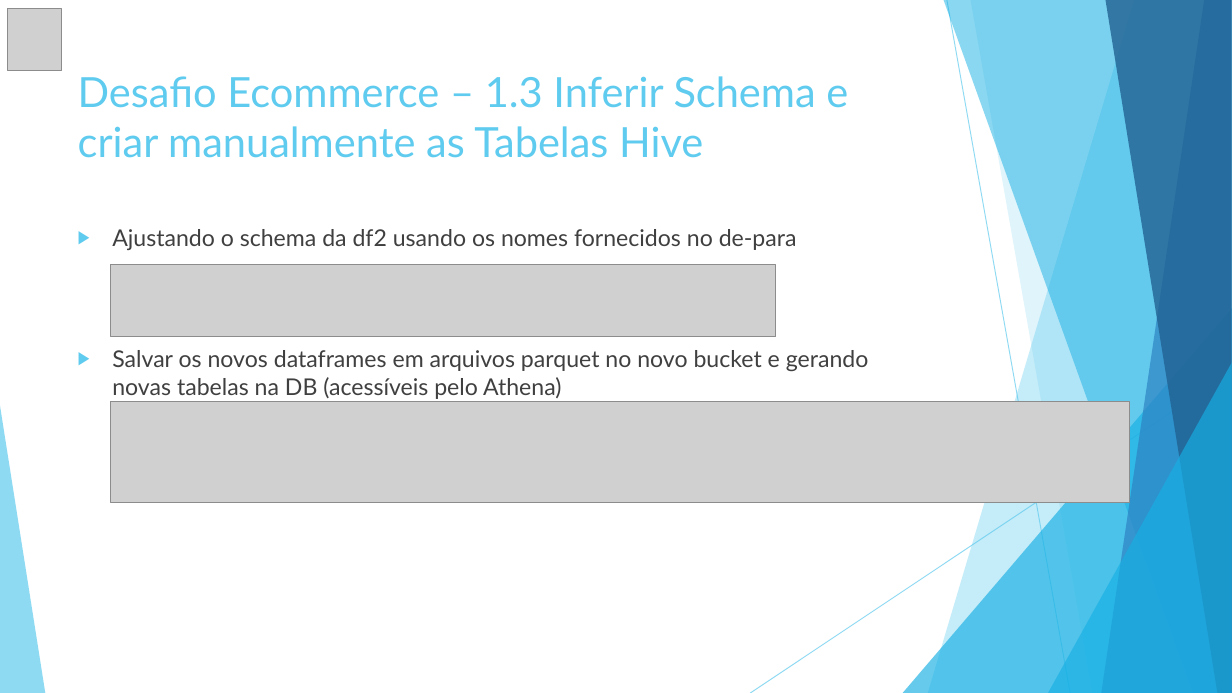
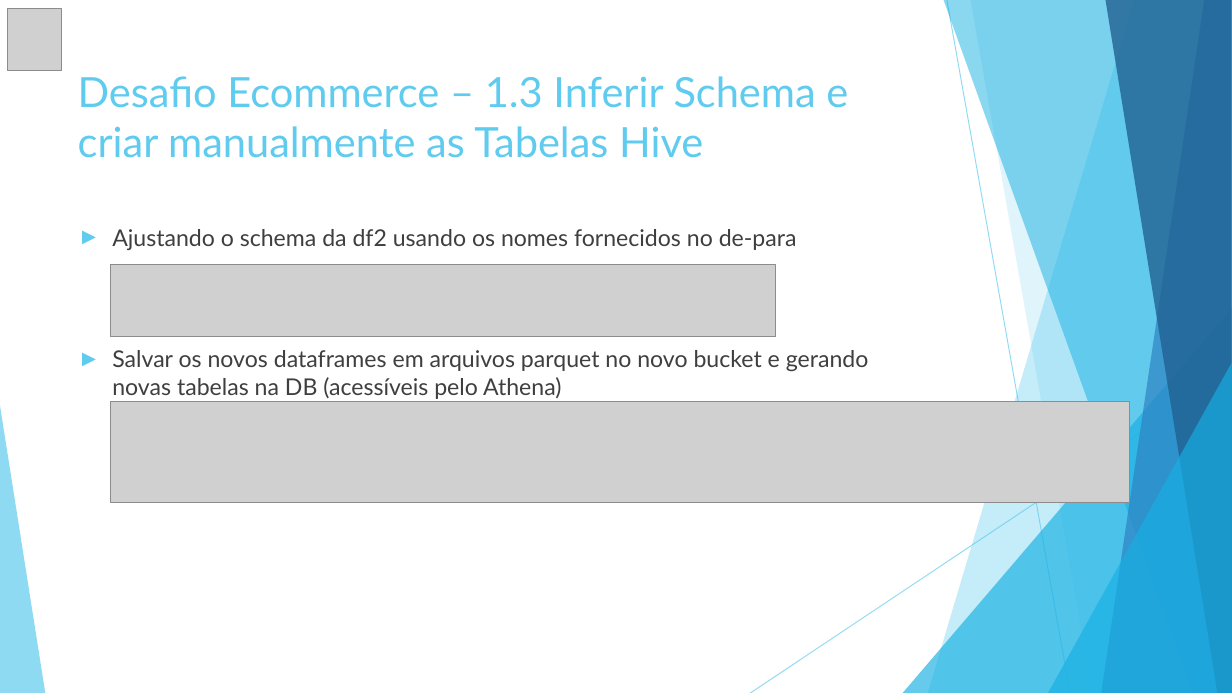
Before and after one commit to jaimemishima/fia-hackaton, a slide deck: slide 12 of LosBankeros_Hackathon.pptx. Drawn at 1232x693 pixels with LibreOffice and Linux fonts; fonts in the diff are those of the drawing; grey boxes stand for pictures. Boxes give left, top, right and bottom in pixels: in the first picture for what was removed or moved away, otherwise in the second. Text is boxed around its words. In the diff, an @@ line names an element or a change of style, - is before the commit and + after.

```diff
--- a/LosBankeros_Hackathon.pptx
+++ b/LosBankeros_Hackathon.pptx
@@ text "Ajustando o schema da df2 ..." at (x1=112, y1=229, x2=869, y2=399): text colour #404040 to #3F3F3F; bullet ▶ to ►; less space between paragraphs @@
```
Also in this commit, not shown: 23 other slides changed.
